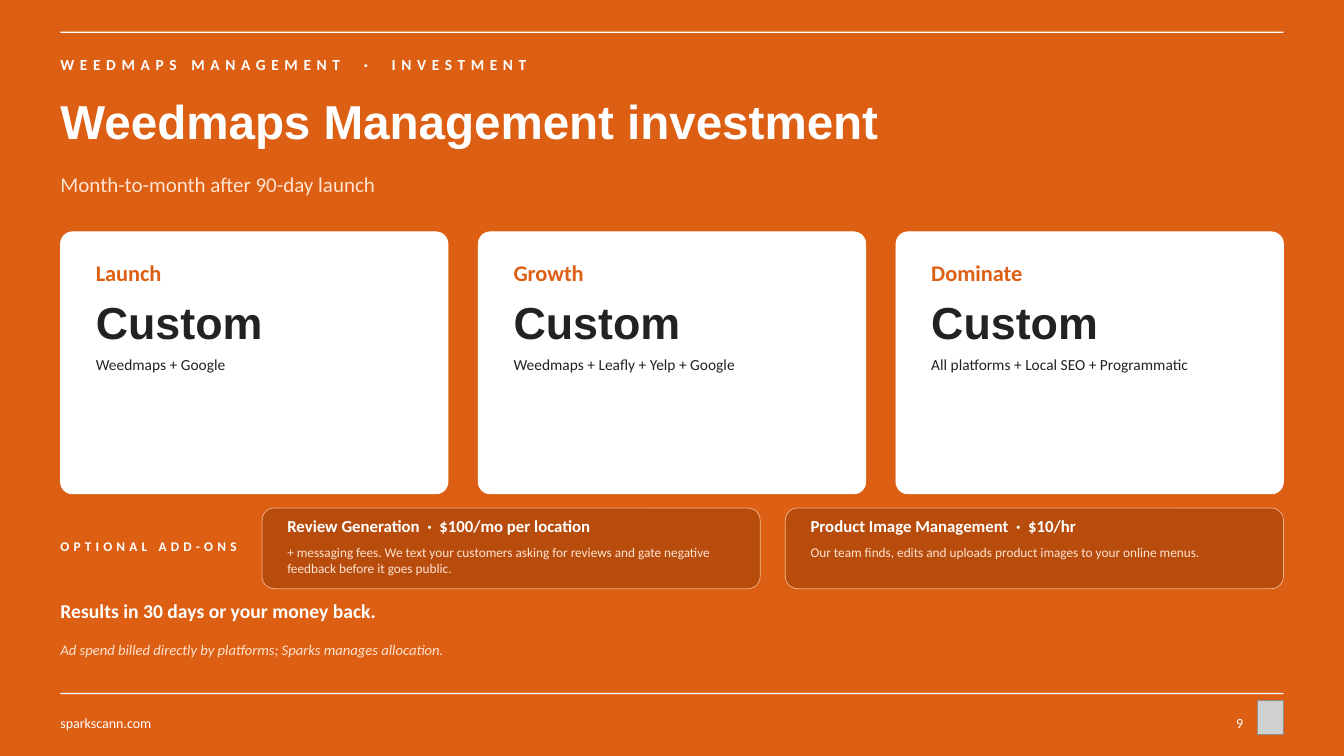
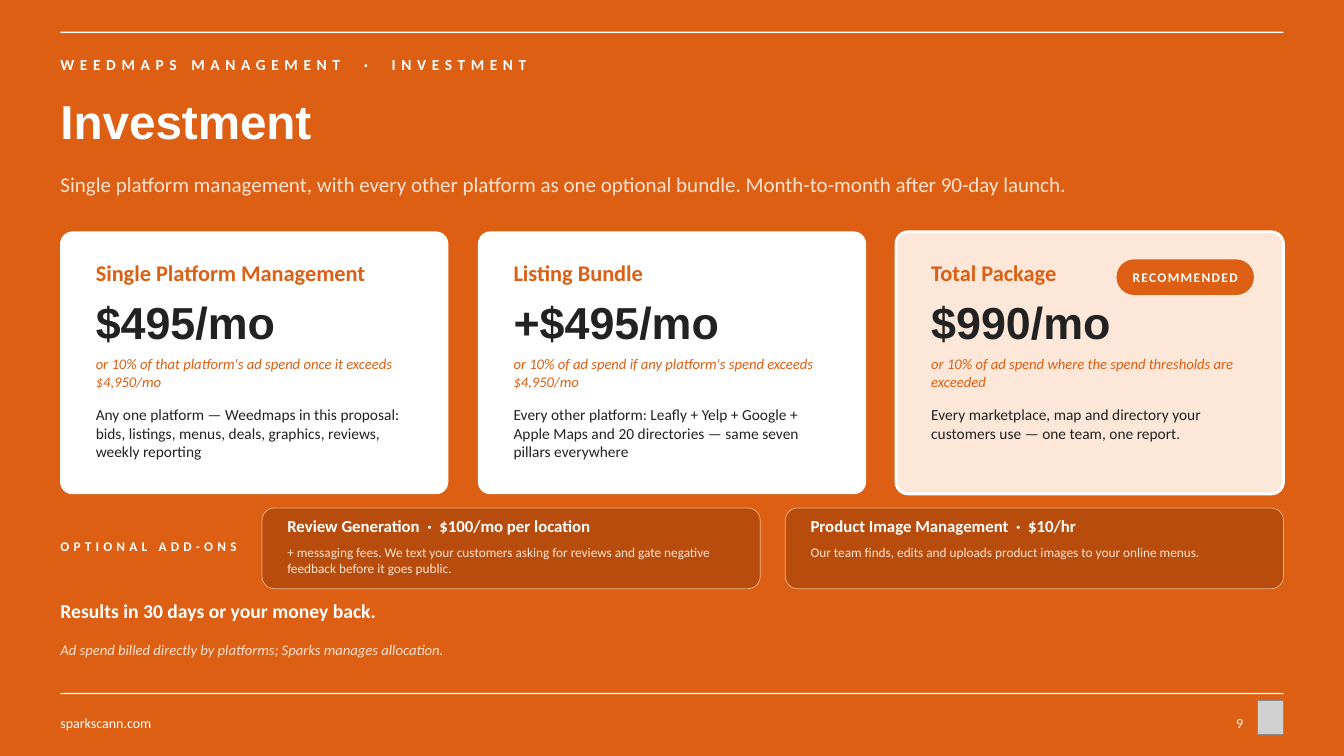
Before and after one commit to sparksmanagement/pitchdeckspecialist, a slide deck: slide 9 of decks/Sparks-x-example-green-valley.pptx. Drawn at 1344x756 pixels with LibreOffice and Linux fonts; fonts in the diff are those of the drawing; grey boxes stand for pictures. Boxes give left, top, right and bottom in pixels: in the first picture for what was removed or moved away, otherwise in the second. Text is boxed around its words. In the diff, an @@ line names an element or a change of style, - is before the commit and + after.

```diff
--- a/decks/Sparks-x-example-green-valley.pptx
+++ b/decks/Sparks-x-example-green-valley.pptx
@@ text at (60,106,311,140): text changed @@
-Weedmaps Management investment
+Investment
@@ text at (60,177,1065,196): text changed @@
-Month-to-month after 90-day launch
+Single platform management, with every other platform as one optional bundle. Month-to-month after 90-day launch.
@@ rounded rectangle at (896,232,1284,494): fill #FFFFFF to #FDE7D8 @@
@@ rounded rectangle added at (896,232,1284,494), outline #FFFFFF 2 pt @@
@@ text at (96,265,365,285): text changed @@
-Launch
+Single Platform Management
@@ text at (514,265,643,285): text changed @@
-Growth
+Listing Bundle
@@ text removed at (931,265,1022,281) @@
-Dominate
@@ text added at (931,265,1056,285), 16 pt, text #DD5F13, bold @@
+Total Package
@@ rounded rectangle added at (1117,260,1253,294), fill #DD5F13, outline #DD5F13 1 pt @@
@@ text added at (1117,260,1253,294), 9.5 pt, text #FFFFFF, bold @@
+RECOMMENDED
@@ text at (96,305,275,343): text changed @@
-Custom
+$495/mo
@@ text at (514,305,719,343): text changed @@
-Custom
++$495/mo
@@ text at (931,305,1110,343): text changed @@
-Custom
+$990/mo
@@ text removed at (96,359,225,373) @@
-Weedmaps + Google
@@ text added at (96,358,392,389), 10.5 pt, text #DD5F13, italic @@
+or 10% of that platform's ad spend once it exceeds $4,950/mo
@@ text added at (514,358,813,389), 10.5 pt, text #DD5F13, italic @@
+or 10% of ad spend if any platform's spend exceeds $4,950/mo
@@ text removed at (931,359,1188,373) @@
-All platforms + Local SEO + Programmatic
@@ text added at (931,359,1234,387), 10.5 pt, text #DD5F13, italic @@
+or 10% of ad spend where the spend thresholds are exceeded
@@ text added at (96,409,400,460), 11 pt, text #222222 @@
+Any one platform — Weedmaps in this proposal: bids, listings, menus, deals, graphics, reviews, weekly reporting
@@ text at (514,409,798,460): text changed @@
-Weedmaps + Leafly + Yelp + Google
+Every other platform: Leafly + Yelp + Google + Apple Maps and 20 directories — same seven pillars everywhere
@@ text added at (931,409,1200,442), 11 pt, text #222222 @@
+Every marketplace, map and directory your customers use — one team, one report.
```
Also in this commit, not shown: 1 other slide changed, 8 other files.
